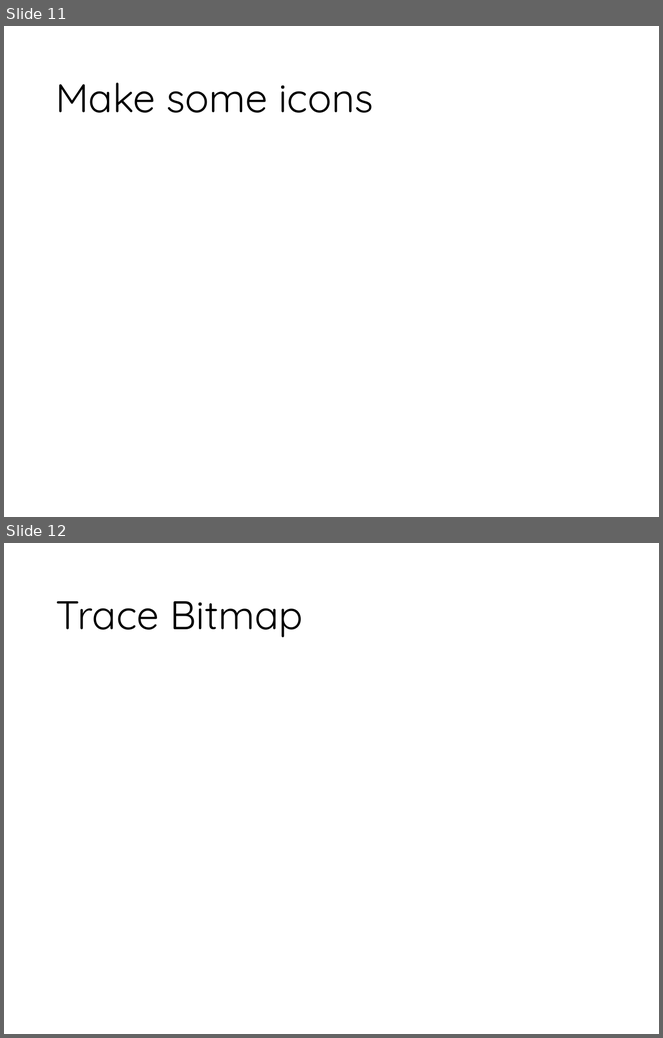
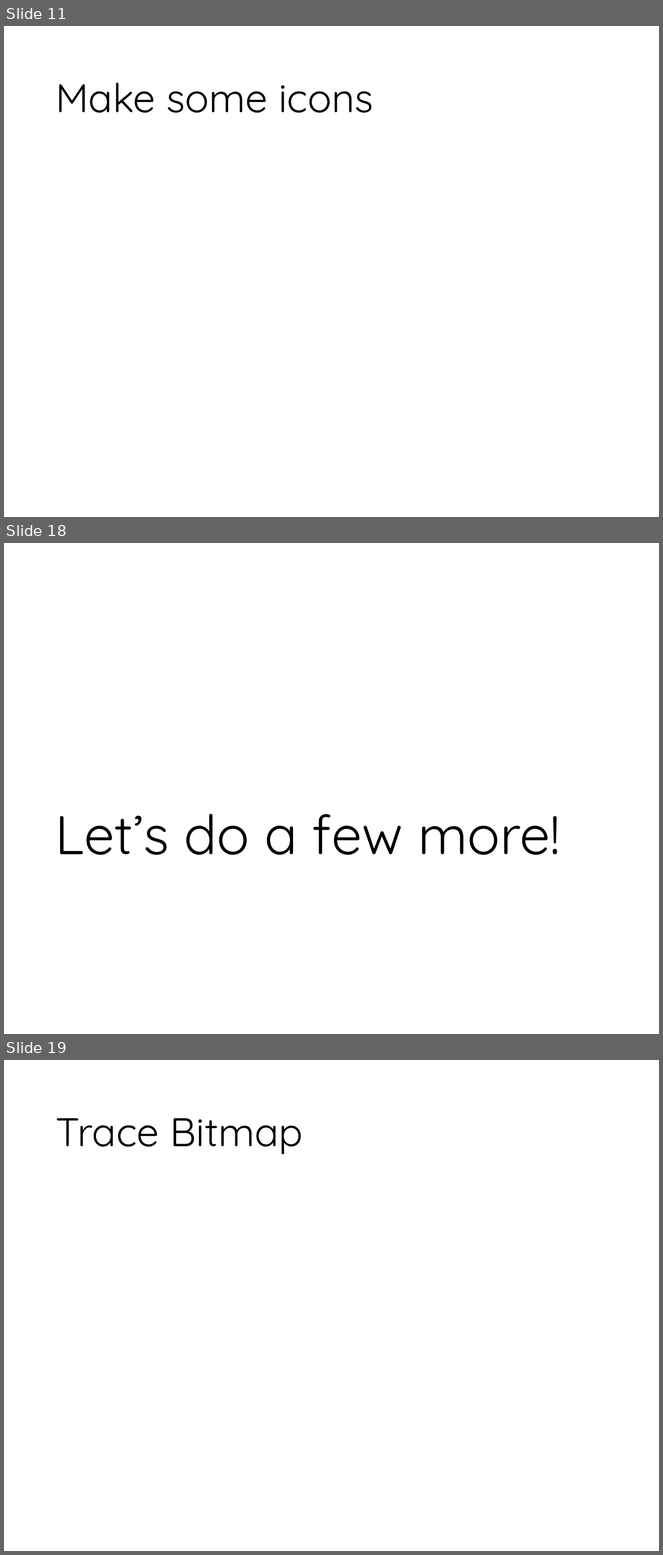
Before and after one commit to MicheleTobias/OpenSourceCartography, a slide deck: Talk/Slides/Custom QGIS Symbols with Inkscape.pptx. Shown one above the other, each under a label of ours: slides 11 and 12 before the commit, slides 11, 18 and 19 after it; the slides between them are not shown. The pictures are 663x1038 and 663x1555 pixels, drawn with LibreOffice and Linux fonts; fonts in the diff are those of the drawing; background and template pictures are left out. Boxes give left, top, right and bottom in pixels: in the first picture for what was removed or moved away, otherwise in the second. Text is boxed around its words. In the diff, an @@ line names an element or a change of style, - is before the commit and + after.

```diff
--- a/Talk/Slides/Custom QGIS Symbols with Inkscape.pptx
+++ b/Talk/Slides/Custom QGIS Symbols with Inkscape.pptx
@@ slide 18 added at <box>4,543,659,1034</box>, background picture (left out) @@
@@ title added at <box>55,814,560,855</box>, 60 pt, text #000000 @@
+Let’s do a few more!
@@ what was slide 12 is now slide 19 @@
```
Also in this commit, not shown: 8 other slides added, 1 slide removed, 7 other files.
